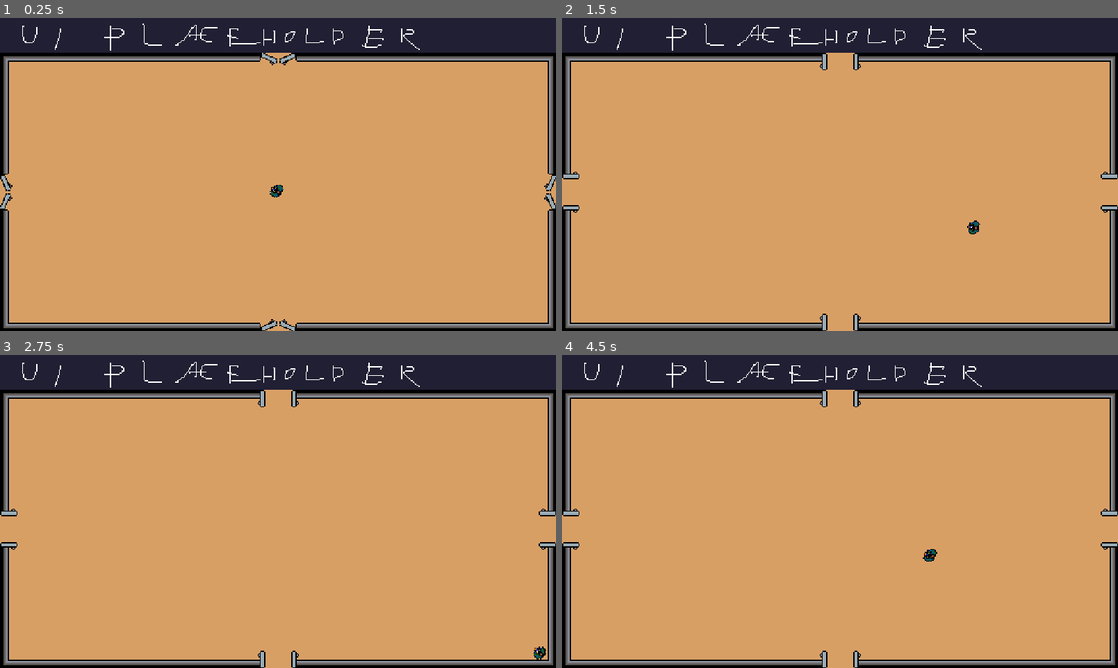
Above: before the commit, frames 1-4 (two rows, left to right).
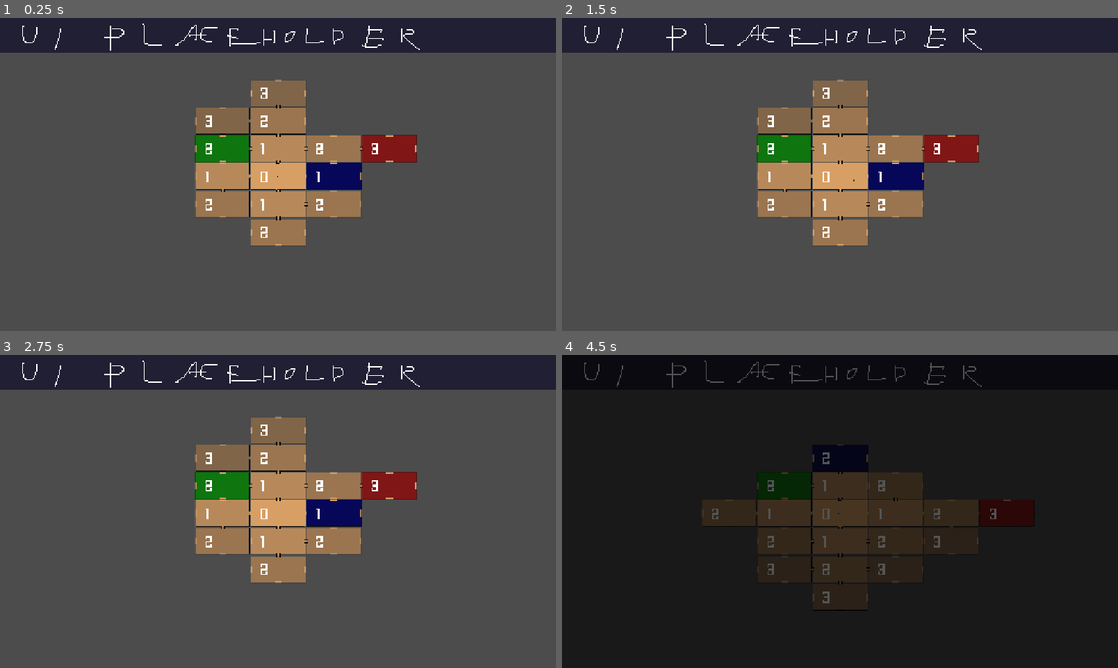
Above: after the commit, the same moments.

Repository: TLochow/Operation-Snagov
Game: Godot game, scene res://scenes/Level.tscn
Same seed, same stepped clock (60 frames per second), same inputs: the game is played once before the commit and once after it.
Inputs (mouse positions are in pixels of both pictures, inside the frame that each line leads up to):
- Up to frame 1 (0.25 s): no input
- Up to frame 2 (1.5 s): move the mouse to (962, 158) at 0.52 s; press the mouse at (962, 158) at 0.53 s; hold Right (ui_right) 0.53-1.28 s; move the mouse to (728, 190) at 1.27 s; release the mouse at (728, 190) at 1.28 s; hold Down (ui_down) from 1.28 s (still down); click (728, 190) at 1.35 s
- Up to frame 3 (2.75 s): move the mouse to (333, 442) at 2.02 s; release Down (ui_down) at 2.03 s; press the mouse at (333, 442) at 2.03 s; hold Right (ui_right) from 2.03 s (still down)
- Up to frame 4 (4.5 s): move the mouse to (812, 574) at 2.77 s; release Right (ui_right) at 2.78 s; release the mouse at (812, 574) at 2.78 s; hold Up (ui_up) 2.78-3.53 s; click (812, 574) at 2.85 s; move the mouse to (1006, 558) at 3.52 s; press the mouse at (1006, 558) at 3.53 s; hold Left (ui_left) from 3.53 s (still down); tap R (restart, bound only after the commit) at 4.15 s; move the mouse to (673, 464) at 4.27 s; release the mouse at (673, 464) at 4.28 s; click (673, 464) at 4.35 s

The runs differ from the first frame. In frame 1, 87% of the frame differs, in the area x 0-100%, y 11-100%; in frame 2, 87%; in frame 3, 87%; in frame 4, 100%, in the area x 0-100%, y 0-100%.

Commit message:
Better Level Generation and placement of special rooms.

Diff:
--- a/Default.gd
+++ b/Default.gd
@@ -7,3 +7,10 @@
 var DirRight = Vector2(1.0, 0.0)
 
 var RoomSize = Vector2(512.0, 256.0)
+
+enum RoomTypes {
+	Normal,
+	Boss,
+	Shop,
+	Item
+}
--- a/project.godot
+++ b/project.godot
@@ -97,6 +97,11 @@
 "events": [ Object(InputEventMouseButton,"resource_local_to_scene":false,"resource_name":"","device":-1,"alt":false,"sh …(213 unchanged characters)…
  ]
 }
+restart={
+"deadzone": 0.5,
+"events": [ Object(InputEventKey,"resource_local_to_scene":false,"resource_name":"","device":0,"alt":false,"shift":false,"control":false,"meta":false,"command":false,"pressed":false,"scancode":82,"unicode":0,"echo":false,"script":null)
+ ]
+}
 
 [layer_names]
 
--- a/scenes/GameCamera.tscn
+++ b/scenes/GameCamera.tscn
@@ -4,5 +4,6 @@
 
 [node name="GameCamera" type="Camera2D"]
 current = true
+zoom = Vector2( 10, 10 )
 smoothing_enabled = true
 script = ExtResource( 1 )
--- a/scenes/Level.gd
+++ b/scenes/Level.gd
@@ -3,27 +3,41 @@
 func _input(event):
 	if event.is_action_pressed("ui_cancel"):
 		SceneChanger.EndGame()
+	elif event.is_action_pressed("restart"):
+		SceneChanger.ChangeScene("res://scenes/Level.tscn")
 
 func _ready():
 	GenerateLevel()
+	$Rooms/StartRoom.OpenDoors()
 
 func GenerateLevel():
+	# Generate Rooms
 	var roomsNode = $Rooms
 	Global.LevelGenBlockedCoords = [Vector2(0, 0)]
+	var roomIndex = 0
 	var roomsLeftToGenerate = true
+	var allRooms = roomsNode.get_children()
 	while roomsLeftToGenerate:
-		var roomsToGenerate = []
-		var allRooms = roomsNode.get_children()
-		for room in allRooms:
-			if not room.GeneratedNeighbors:
-				roomsToGenerate.append(room)
-		if roomsToGenerate.size() == 0:
-			roomsLeftToGenerate = false
+		if roomIndex < allRooms.size():
+			allRooms[roomIndex].GenerateNeighbors(roomsNode)
+			roomIndex += 1
 		else:
-			for room in roomsToGenerate:
-				room.GenerateNeighbors(roomsNode)
-	var allRooms = roomsNode.get_children()
-	print(allRooms.size())
+			allRooms = roomsNode.get_children()
+			if roomIndex >= allRooms.size():
+				roomsLeftToGenerate = false
+
 	for room in allRooms:
 		room.SetExits()
-	$Rooms/StartRoom.OpenDoors()
+
+	# Selecting Special Rooms
+	var numberOfRooms = allRooms.size()
+	allRooms[numberOfRooms - 1].Type = Default.RoomTypes.Boss
+	var placingShop = true
+	for room in allRooms:
+		if room.GetNumberOfNeighbors() == 1:
+			if placingShop:
+				room.Type = Default.RoomTypes.Shop
+				placingShop = false
+			else:
+				room.Type = Default.RoomTypes.Item
+				break
--- a/scenes/Level.tscn
+++ b/scenes/Level.tscn
@@ -11,9 +11,7 @@
 
 [node name="GameCamera" parent="." instance=ExtResource( 3 )]
 
-[node name="Rooms" type="Node2D" parent="." groups=[
-"RoomsNode",
-]]
+[node name="Rooms" type="Node2D" parent="."]
 
 [node name="StartRoom" parent="Rooms" instance=ExtResource( 4 )]
 
--- a/scenes/rooms/Room.gd
+++ b/scenes/rooms/Room.gd
@@ -4,10 +4,25 @@
 var DistanceToStart = 0
 var GenerationCoords = Vector2(0, 0)
 
-var OpenTop
-var OpenBottom
-var OpenLeft
-var OpenRight
+var Type = Default.RoomTypes.Normal
+
+var OpenTop = false
+var OpenBottom = false
+var OpenLeft = false
+var OpenRight = false
+
+func _process(delta):
+	var brightness = 1.0 - (DistanceToStart * 0.1)
+	var color = Color.white
+	if Type == Default.RoomTypes.Boss:
+		color = Color.red
+	elif Type == Default.RoomTypes.Item:
+		color = Color.green
+	elif Type == Default.RoomTypes.Shop:
+		color = Color.blue
+	color *= brightness
+	$TileMap.modulate = color
+	$Label.text = str(DistanceToStart)
 
 func SetExits():
 	if OpenTop:
@@ -29,7 +44,7 @@
 
 func GenerateNeighbors(roomsNode):
 	GeneratedNeighbors = true
-	var percentageForRoomGeneration = 1.0 - (DistanceToStart * 0.2)
+	var percentageForRoomGeneration = 1.0 - (DistanceToStart * 0.4)
 	var generateRoomUp = randf() < percentageForRoomGeneration
 	var generateRoomDown = randf() < percentageForRoomGeneration
 	var generateRoomLeft = randf() < percentageForRoomGeneration
@@ -75,6 +90,9 @@
 	newRoom.set_position(coords * Default.RoomSize)
 	roomsNode.add_child(newRoom)
 
+func GetNumberOfNeighbors():
+	return int(OpenTop) + int(OpenBottom) + int(OpenLeft) + int(OpenRight)
+
 func OpenDoors():
 	if OpenTop:
 		$Doors/Top.Open()
@@ -84,3 +102,13 @@
 		$Doors/Left.Open()
 	if OpenRight:
 		$Doors/Right.Open()
+
+func CloseDoors():
+	if OpenTop:
+		$Doors/Top.Close()
+	if OpenBottom:
+		$Doors/Bottom.Close()
+	if OpenLeft:
+		$Doors/Left.Close()
+	if OpenRight:
+		$Doors/Right.Close()
--- a/scenes/rooms/Room.tscn
+++ b/scenes/rooms/Room.tscn
@@ -1,8 +1,13 @@
-[gd_scene load_steps=4 format=2]
+[gd_scene load_steps=6 format=2]
 
 [ext_resource path="res://scenes/TileMap.tscn" type="PackedScene" id=1]
 [ext_resource path="res://scenes/rooms/Door.tscn" type="PackedScene" id=2]
 [ext_resource path="res://scenes/rooms/Room.gd" type="Script" id=3]
+[ext_resource path="res://graphics/homespun.ttf" type="DynamicFontData" id=4]
+
+[sub_resource type="DynamicFont" id=1]
+size = 150
+font_data = ExtResource( 4 )
 
 [node name="Room" type="Node2D"]
 script = ExtResource( 3 )
@@ -38,3 +43,14 @@
 
 [node name="RightWall" parent="Doors" instance=ExtResource( 1 )]
 tile_data = PoolIntArray( -65521, 4, 0, 15, 4, 0, 65551, 4, 0, 131087, 4, 0 )
+
+[node name="Label" type="Label" parent="."]
+margin_left = -160.0
+margin_top = -64.0
+margin_right = 155.0
+margin_bottom = 86.0
+custom_fonts/font = SubResource( 1 )
+text = "Test"
+__meta__ = {
+"_edit_use_anchors_": false
+}
Binary file added: graphics/homespun.ttf
